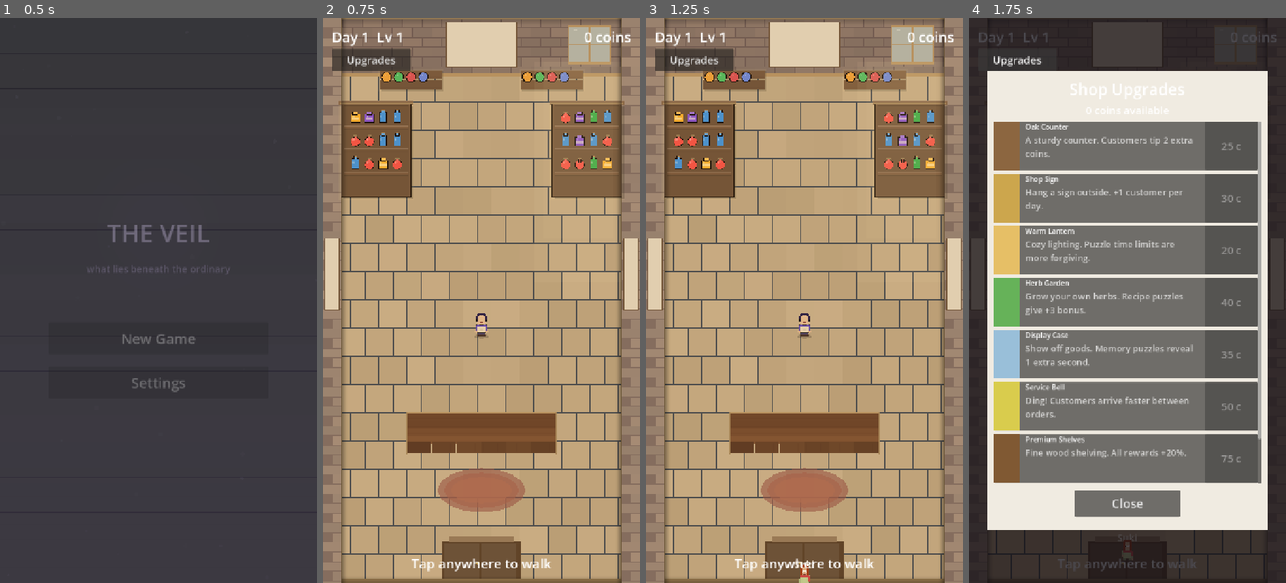
Above: before the commit, frames 1-4 (left to right).
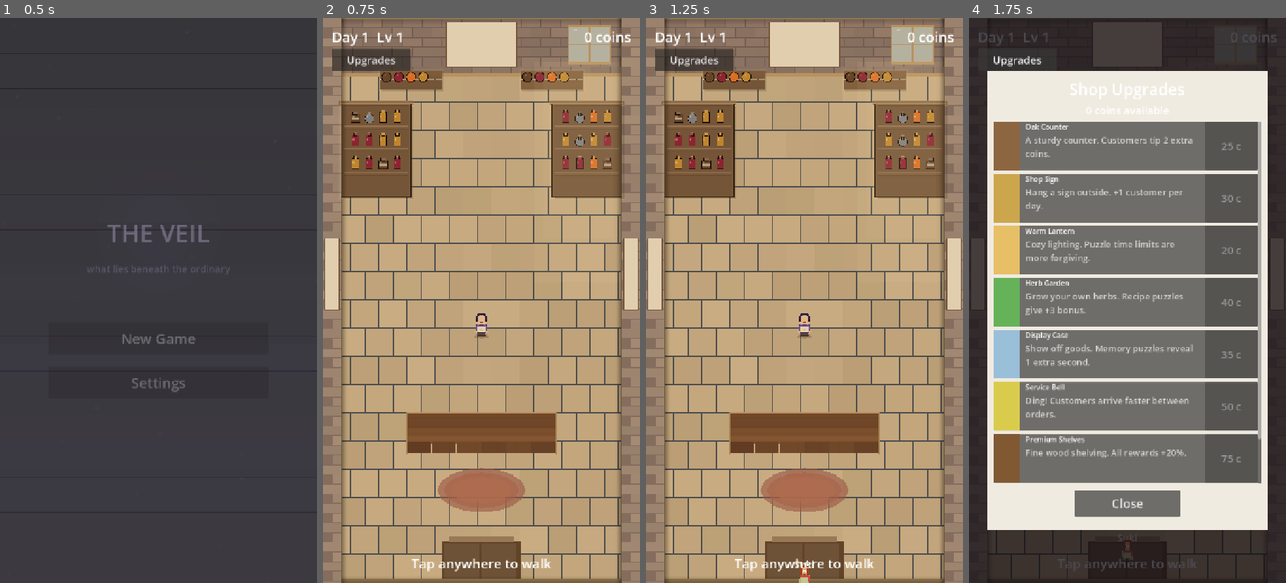
Above: after the commit, the same moments.

Repository: nkongecraig-max/theveil
Game: Godot game, scene res://scenes/main/main_menu.tscn
Two runs of this game, one before a commit and one after it. Both use one fixed random seed, a clock stepped at 60 frames per second and the inputs below.
Inputs:
- Up to frame 1 (0.5 s): no input
- Up to frame 2 (0.75 s): click "New Game" at 0.5 s
- Up to frame 3 (1.25 s): no input
- Up to frame 4 (1.75 s): click "Upgrades" at 1.25 s

Frame 1 is identical in both runs. In frame 2, 1.4% of the frame differs, in the area x 8-92%, y 9-27%; in frame 3, 1.4%; in frame 4, nothing differs.

Commit message:
Swap items to adult theme: coffee, wine, spirits, tools, leather, spices
Replaces kid-friendly items (bread, herbs, tea, candle, soap, pottery)
with mature but Play Store compliant goods. Updated across all systems:
- JSON item database with new names, prices, descriptions, colors
- Shelf contents in shop.gd
- Customer pool with new items and updated rewards
- All 6 recipes: Spiced Coffee, Mulled Wine, Double Espresso,
  Cocktail Kit, Premium Bundle, Infused Spirits
- Puzzle item colors and display names (sorting, recipe, memory)
- Procedural item icons in draw_utils.gd (coffee mug, wine bottle,
  wrench, leather wallet, spice jar, whiskey bottle)
- Shelf visual colors matched to new adult palette

Co-Authored-By: Claude Opus 4.6 <noreply@anthropic.com>

Diff:
--- a/data/items/starter_items.json
+++ b/data/items/starter_items.json
@@ -1,52 +1,52 @@
 {
 	"items": [
 		{
-			"id": "bread",
-			"name": "Fresh Bread",
-			"price": 5,
-			"category": "food",
-			"description": "Warm and crusty. Everyone needs bread.",
-			"color": [0.85, 0.72, 0.45]
+			"id": "coffee",
+			"name": "Artisan Coffee",
+			"price": 8,
+			"category": "beverage",
+			"description": "Small-batch roast. Bold and smooth.",
+			"color": [0.4, 0.28, 0.18]
 		},
 		{
-			"id": "candle",
-			"name": "Beeswax Candle",
-			"price": 8,
-			"category": "home",
-			"description": "Soft light for quiet evenings.",
-			"color": [0.95, 0.88, 0.55]
+			"id": "tools",
+			"name": "Hand Tools",
+			"price": 12,
+			"category": "hardware",
+			"description": "Quality steel. Built to last a lifetime.",
+			"color": [0.5, 0.52, 0.55]
 		},
 		{
-			"id": "herbs",
-			"name": "Dried Herbs",
-			"price": 6,
+			"id": "spices",
+			"name": "Exotic Spices",
+			"price": 10,
 			"category": "food",
-			"description": "A fragrant bundle of rosemary and thyme.",
-			"color": [0.45, 0.7, 0.4]
+			"description": "Saffron, cardamom, and star anise.",
+			"color": [0.85, 0.45, 0.15]
 		},
 		{
-			"id": "soap",
-			"name": "Lavender Soap",
-			"price": 4,
-			"category": "home",
-			"description": "Handmade. Smells like the hillside.",
-			"color": [0.72, 0.62, 0.82]
+			"id": "leather",
+			"name": "Leather Goods",
+			"price": 15,
+			"category": "craft",
+			"description": "Full-grain hide. Supple and rich.",
+			"color": [0.6, 0.38, 0.2]
 		},
 		{
-			"id": "tea",
-			"name": "Mountain Tea",
-			"price": 7,
-			"category": "food",
-			"description": "Picked at dawn. Brewed with patience.",
-			"color": [0.6, 0.75, 0.5]
+			"id": "wine",
+			"name": "Craft Wine",
+			"price": 14,
+			"category": "beverage",
+			"description": "Local vineyard. Aged two seasons.",
+			"color": [0.55, 0.15, 0.22]
 		},
 		{
-			"id": "pottery",
-			"name": "Clay Bowl",
-			"price": 10,
-			"category": "home",
-			"description": "Simple and sturdy. Holds anything.",
-			"color": [0.75, 0.55, 0.4]
+			"id": "spirits",
+			"name": "Craft Spirits",
+			"price": 18,
+			"category": "beverage",
+			"description": "Small-batch whiskey. Oak barrel finish.",
+			"color": [0.75, 0.55, 0.2]
 		}
 	]
 }
--- a/scripts/npcs/customer.gd
+++ b/scripts/npcs/customer.gd
@@ -29,7 +29,7 @@
 func setup(data: Dictionary) -> void:
 	customer_name = data.get("name", "Customer")
 	customer_color = data.get("color", Color(0.6, 0.7, 0.85))
-	requested_items.assign(data.get("items", ["bread"]))
+	requested_items.assign(data.get("items", ["coffee"]))
 	reward_coins = data.get("reward", 10)
 	puzzle_type = data.get("puzzle_type", "sorting")
 	recipe_name = data.get("recipe_name", "")
--- a/scripts/puzzles/memory_puzzle.gd
+++ b/scripts/puzzles/memory_puzzle.gd
@@ -24,21 +24,21 @@
 var is_reveal_phase: bool = true
 
 var item_colors: Dictionary = {
-	"bread": Color(0.85, 0.72, 0.45),
-	"candle": Color(0.95, 0.88, 0.55),
-	"herbs": Color(0.45, 0.7, 0.4),
-	"soap": Color(0.72, 0.62, 0.82),
-	"tea": Color(0.6, 0.75, 0.5),
-	"pottery": Color(0.75, 0.55, 0.4),
+	"coffee": Color(0.4, 0.28, 0.18),
+	"tools": Color(0.5, 0.52, 0.55),
+	"spices": Color(0.85, 0.45, 0.15),
+	"leather": Color(0.6, 0.38, 0.2),
+	"wine": Color(0.55, 0.15, 0.22),
+	"spirits": Color(0.75, 0.55, 0.2),
 }
 
 var item_names: Dictionary = {
-	"bread": "Bread",
-	"candle": "Candle",
-	"herbs": "Herbs",
-	"soap": "Soap",
-	"tea": "Tea",
-	"pottery": "Bowl",
+	"coffee": "Coffee",
+	"tools": "Tools",
+	"spices": "Spices",
+	"leather": "Leather",
+	"wine": "Wine",
+	"spirits": "Spirits",
 }
 
 func _ready() -> void:
--- a/scripts/puzzles/recipe_puzzle.gd
+++ b/scripts/puzzles/recipe_puzzle.gd
@@ -27,54 +27,54 @@
 
 # Recipes: product -> required ingredients
 var recipes: Dictionary = {
-	"herbal_soap": {
-		"name": "Herbal Soap",
-		"ingredients": ["soap", "herbs"],
-		"color": Color(0.55, 0.72, 0.55),
-	},
-	"scented_candle": {
-		"name": "Scented Candle",
-		"ingredients": ["candle", "herbs"],
-		"color": Color(0.9, 0.85, 0.5),
-	},
-	"bread_basket": {
-		"name": "Bread Basket",
-		"ingredients": ["bread", "bread"],
-		"color": Color(0.85, 0.72, 0.45),
-	},
-	"tea_set": {
-		"name": "Tea Set",
-		"ingredients": ["tea", "pottery"],
-		"color": Color(0.6, 0.75, 0.55),
-	},
-	"gift_bundle": {
-		"name": "Gift Bundle",
-		"ingredients": ["soap", "candle", "tea"],
-		"color": Color(0.78, 0.65, 0.82),
-	},
-	"herb_tea": {
-		"name": "Herb Tea",
-		"ingredients": ["tea", "herbs"],
-		"color": Color(0.5, 0.72, 0.45),
+	"spiced_coffee": {
+		"name": "Spiced Coffee",
+		"ingredients": ["coffee", "spices"],
+		"color": Color(0.5, 0.32, 0.18),
+	},
+	"mulled_wine": {
+		"name": "Mulled Wine",
+		"ingredients": ["wine", "spices"],
+		"color": Color(0.6, 0.2, 0.25),
+	},
+	"double_espresso": {
+		"name": "Double Espresso",
+		"ingredients": ["coffee", "coffee"],
+		"color": Color(0.35, 0.22, 0.15),
+	},
+	"cocktail_kit": {
+		"name": "Cocktail Kit",
+		"ingredients": ["spirits", "tools"],
+		"color": Color(0.65, 0.5, 0.3),
+	},
+	"premium_bundle": {
+		"name": "Premium Bundle",
+		"ingredients": ["leather", "tools", "wine"],
+		"color": Color(0.6, 0.4, 0.3),
+	},
+	"infused_spirits": {
+		"name": "Infused Spirits",
+		"ingredients": ["spirits", "spices"],
+		"color": Color(0.7, 0.45, 0.2),
 	},
 }
 
 var ingredient_colors: Dictionary = {
-	"bread": Color(0.85, 0.72, 0.45),
-	"candle": Color(0.95, 0.88, 0.55),
-	"herbs": Color(0.45, 0.7, 0.4),
-	"soap": Color(0.72, 0.62, 0.82),
-	"tea": Color(0.6, 0.75, 0.5),
-	"pottery": Color(0.75, 0.55, 0.4),
+	"coffee": Color(0.4, 0.28, 0.18),
+	"tools": Color(0.5, 0.52, 0.55),
+	"spices": Color(0.85, 0.45, 0.15),
+	"leather": Color(0.6, 0.38, 0.2),
+	"wine": Color(0.55, 0.15, 0.22),
+	"spirits": Color(0.75, 0.55, 0.2),
 }
 
 var ingredient_names: Dictionary = {
-	"bread": "Bread",
-	"candle": "Candle",
-	"herbs": "Herbs",
-	"soap": "Soap",
-	"tea": "Tea",
-	"pottery": "Bowl",
+	"coffee": "Coffee",
+	"tools": "Tools",
+	"spices": "Spices",
+	"leather": "Leather",
+	"wine": "Wine",
+	"spirits": "Spirits",
 }
 
 func _ready() -> void:
--- a/scripts/puzzles/sorting_puzzle.gd
+++ b/scripts/puzzles/sorting_puzzle.gd
@@ -24,21 +24,21 @@
 var is_solved: bool = false
 
 var item_colors: Dictionary = {
-	"bread": Color(0.85, 0.72, 0.45),
-	"candle": Color(0.95, 0.88, 0.55),
-	"herbs": Color(0.45, 0.7, 0.4),
-	"soap": Color(0.72, 0.62, 0.82),
-	"tea": Color(0.6, 0.75, 0.5),
-	"pottery": Color(0.75, 0.55, 0.4),
+	"coffee": Color(0.4, 0.28, 0.18),
+	"tools": Color(0.5, 0.52, 0.55),
+	"spices": Color(0.85, 0.45, 0.15),
+	"leather": Color(0.6, 0.38, 0.2),
+	"wine": Color(0.55, 0.15, 0.22),
+	"spirits": Color(0.75, 0.55, 0.2),
 }
 
 var item_names: Dictionary = {
-	"bread": "Bread",
-	"candle": "Candle",
-	"herbs": "Herbs",
-	"soap": "Soap",
-	"tea": "Tea",
-	"pottery": "Bowl",
+	"coffee": "Coffee",
+	"tools": "Tools",
+	"spices": "Spices",
+	"leather": "Leather",
+	"wine": "Wine",
+	"spirits": "Spirits",
 }
 
 func _ready() -> void:
--- a/scripts/shop/customer_manager.gd
+++ b/scripts/shop/customer_manager.gd
@@ -20,74 +20,74 @@
 	{
 		"name": "Mara",
 		"color": Color(0.65, 0.8, 0.7),
-		"items": ["bread", "herbs"],
-		"reward": 8,
+		"items": ["coffee", "spices"],
+		"reward": 10,
 		"puzzle_type": "sorting",
 	},
 	{
 		"name": "Old Jin",
 		"color": Color(0.75, 0.65, 0.55),
-		"items": ["tea", "candle"],
-		"reward": 10,
+		"items": ["wine", "spices"],
+		"reward": 14,
 		"puzzle_type": "recipe",
-		"recipe_id": "herb_tea",
-		"recipe_name": "Herb Tea",
+		"recipe_id": "mulled_wine",
+		"recipe_name": "Mulled Wine",
 	},
 	{
 		"name": "Kess",
 		"color": Color(0.8, 0.6, 0.7),
-		"items": ["soap", "herbs", "bread"],
-		"reward": 15,
+		"items": ["leather", "spices", "coffee"],
+		"reward": 18,
 		"puzzle_type": "sorting",
 	},
 	{
 		"name": "Davi",
 		"color": Color(0.55, 0.65, 0.85),
-		"items": ["pottery", "candle", "tea"],
-		"reward": 18,
+		"items": ["spirits", "tools", "wine"],
+		"reward": 22,
 		"puzzle_type": "recipe",
-		"recipe_id": "tea_set",
-		"recipe_name": "Tea Set",
+		"recipe_id": "cocktail_kit",
+		"recipe_name": "Cocktail Kit",
 	},
 	{
 		"name": "Renna",
 		"color": Color(0.85, 0.75, 0.55),
-		"items": ["bread", "soap"],
-		"reward": 7,
+		"items": ["coffee", "spices"],
+		"reward": 10,
 		"puzzle_type": "recipe",
-		"recipe_id": "herbal_soap",
-		"recipe_name": "Herbal Soap",
+		"recipe_id": "spiced_coffee",
+		"recipe_name": "Spiced Coffee",
 	},
 	{
 		"name": "Fela",
 		"color": Color(0.7, 0.6, 0.8),
-		"items": ["candle", "herbs"],
-		"reward": 12,
+		"items": ["spirits", "spices"],
+		"reward": 16,
 		"puzzle_type": "recipe",
-		"recipe_id": "scented_candle",
-		"recipe_name": "Scented Candle",
+		"recipe_id": "infused_spirits",
+		"recipe_name": "Infused Spirits",
 	},
 	{
 		"name": "Tomas",
 		"color": Color(0.6, 0.75, 0.65),
-		"items": ["soap", "candle", "tea"],
-		"reward": 20,
+		"items": ["leather", "tools", "wine"],
+		"reward": 25,
 		"puzzle_type": "recipe",
-		"recipe_id": "gift_bundle",
-		"recipe_name": "Gift Bundle",
+		"recipe_id": "premium_bundle",
+		"recipe_name": "Premium Bundle",
 	},
 	{
 		"name": "Suki",
 		"color": Color(0.75, 0.82, 0.6),
-		"items": ["bread", "tea"],
-		"reward": 12,
+		"items": ["coffee", "wine"],
+		"reward": 14,
 		"puzzle_type": "memory",
 	},
 	{
 		"name": "Brick",
 		"color": Color(0.65, 0.55, 0.5),
-		"items": ["pottery", "soap", "candle"],
-		"reward": 22,
+		"items": ["spirits", "leather", "tools"],
+		"reward": 26,
 		"puzzle_type": "memory",
 	},
 ]
--- a/scripts/shop/shelf_interaction.gd
+++ b/scripts/shop/shelf_interaction.gd
@@ -6,7 +6,7 @@
 signal shelf_opened(shelf_id: String, items: Array)
 
 @export var shelf_id: String = "shelf_left"
-@export var shelf_items: Array[String] = ["bread", "candle", "herbs"]
+@export var shelf_items: Array[String] = ["coffee", "tools", "spices"]
 
 var player_in_range: bool = false
 
--- a/scripts/shop/shop.gd
+++ b/scripts/shop/shop.gd
@@ -21,10 +21,10 @@
 
 # Shelf data
 var shelf_items: Dictionary = {
-	"shelf_left": ["bread", "herbs", "tea"],
-	"shelf_right": ["candle", "soap", "pottery"],
-	"shelf_back_left": ["bread", "candle"],
-	"shelf_back_right": ["herbs", "soap"],
+	"shelf_left": ["coffee", "spices", "wine"],
+	"shelf_right": ["tools", "leather", "spirits"],
+	"shelf_back_left": ["coffee", "tools"],
+	"shelf_back_right": ["spices", "leather"],
 }
 
 # Shelf positions and sizes for tap detection
--- a/scripts/visual/draw_utils.gd
+++ b/scripts/visual/draw_utils.gd
@@ -125,41 +125,48 @@
 static func draw_item_icon(canvas: CanvasItem, pos: Vector2, item_id: String, icon_size: float = 24.0) -> void:
 	var s = icon_size / 24.0
 	match item_id:
-		"bread":
-			# Loaf shape
-			draw_ellipse(canvas, Rect2(pos.x - 10 * s, pos.y - 6 * s, 20 * s, 12 * s), Color(0.82, 0.68, 0.38))
-			canvas.draw_arc(pos, 8 * s, deg_to_rad(200), deg_to_rad(340), 6, Color(0.65, 0.5, 0.25), 1.5 * s)
-		"herbs":
-			# Leaf cluster
-			for i in 3:
-				var angle = deg_to_rad(-30 + i * 30)
-				var leaf_pos = pos + Vector2(cos(angle), sin(angle)) * 4 * s
-				draw_ellipse(canvas, Rect2(leaf_pos.x - 4 * s, leaf_pos.y - 7 * s, 8 * s, 14 * s), Color(0.35, 0.6, 0.3))
-			canvas.draw_line(pos + Vector2(0, 4 * s), pos + Vector2(0, 10 * s), Color(0.3, 0.45, 0.2), 2 * s)
-		"tea":
-			# Cup
-			canvas.draw_rect(Rect2(pos.x - 6 * s, pos.y - 4 * s, 12 * s, 10 * s), Color(0.9, 0.85, 0.75))
-			canvas.draw_arc(pos + Vector2(6 * s, 1 * s), 4 * s, deg_to_rad(-70), deg_to_rad(70), 6, Color(0.7, 0.6, 0.5), 1.5 * s)
+		"coffee":
+			# Coffee mug
+			canvas.draw_rect(Rect2(pos.x - 7 * s, pos.y - 4 * s, 14 * s, 12 * s), Color(0.4, 0.28, 0.18))
+			canvas.draw_rect(Rect2(pos.x - 5 * s, pos.y - 2 * s, 10 * s, 8 * s), Color(0.55, 0.38, 0.25))
+			canvas.draw_arc(pos + Vector2(7 * s, 2 * s), 4 * s, deg_to_rad(-70), deg_to_rad(70), 6, Color(0.35, 0.22, 0.12), 2 * s)
 			# Steam
-			canvas.draw_arc(pos + Vector2(-2 * s, -8 * s), 3 * s, deg_to_rad(180), deg_to_rad(360), 4, Color(0.8, 0.8, 0.8, 0.5), 1 * s)
-		"candle":
-			# Candle body
-			canvas.draw_rect(Rect2(pos.x - 4 * s, pos.y - 2 * s, 8 * s, 14 * s), Color(0.92, 0.88, 0.75))
-			# Flame
-			draw_ellipse(canvas, Rect2(pos.x - 3 * s, pos.y - 10 * s, 6 * s, 10 * s), Color(0.95, 0.75, 0.2))
-			draw_ellipse(canvas, Rect2(pos.x - 1.5 * s, pos.y - 8 * s, 3 * s, 6 * s), Color(0.95, 0.9, 0.5))
-		"soap":
-			# Bar shape
-			canvas.draw_rect(Rect2(pos.x - 7 * s, pos.y - 5 * s, 14 * s, 10 * s), Color(0.72, 0.58, 0.78))
-			canvas.draw_rect(Rect2(pos.x - 5 * s, pos.y - 3 * s, 10 * s, 6 * s), Color(0.78, 0.65, 0.85))
-			# Bubbles
-			canvas.draw_circle(pos + Vector2(5 * s, -7 * s), 2 * s, Color(1, 1, 1, 0.4))
-		"pottery":
-			# Pot/bowl shape
-			canvas.draw_arc(pos + Vector2(0, 2 * s), 8 * s, deg_to_rad(0), deg_to_rad(180), 10, Color(0.7, 0.5, 0.35), 3 * s)
-			canvas.draw_line(pos + Vector2(-8 * s, 2 * s), pos + Vector2(8 * s, 2 * s), Color(0.7, 0.5, 0.35), 2 * s)
-			# Rim
-			draw_ellipse(canvas, Rect2(pos.x - 9 * s, pos.y - 2 * s, 18 * s, 6 * s), Color(0.75, 0.55, 0.38))
+			canvas.draw_arc(pos + Vector2(-2 * s, -9 * s), 3 * s, deg_to_rad(180), deg_to_rad(360), 4, Color(0.75, 0.7, 0.65, 0.5), 1 * s)
+			canvas.draw_arc(pos + Vector2(2 * s, -11 * s), 2 * s, deg_to_rad(180), deg_to_rad(360), 4, Color(0.75, 0.7, 0.65, 0.4), 1 * s)
+		"spices":
+			# Spice jar
+			canvas.draw_rect(Rect2(pos.x - 6 * s, pos.y - 6 * s, 12 * s, 14 * s), Color(0.85, 0.45, 0.15))
+			canvas.draw_rect(Rect2(pos.x - 5 * s, pos.y - 5 * s, 10 * s, 12 * s), Color(0.92, 0.55, 0.2))
+			canvas.draw_rect(Rect2(pos.x - 7 * s, pos.y - 9 * s, 14 * s, 4 * s), Color(0.65, 0.35, 0.1))
+			canvas.draw_circle(pos + Vector2(-2 * s, 0), 2 * s, Color(0.95, 0.2, 0.15))
+			canvas.draw_circle(pos + Vector2(2 * s, 2 * s), 1.5 * s, Color(0.95, 0.85, 0.2))
+		"wine":
+			# Wine bottle
+			canvas.draw_rect(Rect2(pos.x - 5 * s, pos.y - 4 * s, 10 * s, 16 * s), Color(0.55, 0.15, 0.22))
+			canvas.draw_rect(Rect2(pos.x - 3 * s, pos.y - 12 * s, 6 * s, 10 * s), Color(0.55, 0.15, 0.22))
+			canvas.draw_rect(Rect2(pos.x - 2 * s, pos.y - 14 * s, 4 * s, 4 * s), Color(0.45, 0.12, 0.18))
+			canvas.draw_rect(Rect2(pos.x - 4 * s, pos.y + 2 * s, 8 * s, 5 * s), Color(0.95, 0.92, 0.85))
+		"tools":
+			# Wrench
+			canvas.draw_rect(Rect2(pos.x - 2 * s, pos.y - 8 * s, 4 * s, 18 * s), Color(0.45, 0.42, 0.4))
+			canvas.draw_rect(Rect2(pos.x - 6 * s, pos.y - 12 * s, 12 * s, 6 * s), Color(0.5, 0.52, 0.55))
+			canvas.draw_rect(Rect2(pos.x - 2 * s, pos.y - 12 * s, 4 * s, 3 * s), Color(0.3, 0.3, 0.32))
+			canvas.draw_rect(Rect2(pos.x - 3 * s, pos.y + 4 * s, 6 * s, 6 * s), Color(0.6, 0.4, 0.2))
+		"leather":
+			# Leather wallet
+			canvas.draw_rect(Rect2(pos.x - 8 * s, pos.y - 6 * s, 16 * s, 12 * s), Color(0.5, 0.3, 0.15))
+			canvas.draw_rect(Rect2(pos.x - 7 * s, pos.y - 5 * s, 14 * s, 10 * s), Color(0.6, 0.38, 0.2))
+			for i in 5:
+				var sx = pos.x - 5 * s + i * 3 * s
+				canvas.draw_rect(Rect2(sx, pos.y - 4 * s, 1.5 * s, 1.5 * s), Color(0.8, 0.65, 0.4))
+			canvas.draw_circle(pos + Vector2(0, 4 * s), 2 * s, Color(0.8, 0.7, 0.3))
+		"spirits":
+			# Whiskey bottle
+			canvas.draw_rect(Rect2(pos.x - 5 * s, pos.y - 2 * s, 10 * s, 14 * s), Color(0.75, 0.55, 0.2))
+			canvas.draw_rect(Rect2(pos.x - 3 * s, pos.y - 10 * s, 6 * s, 10 * s), Color(0.7, 0.5, 0.18))
+			canvas.draw_rect(Rect2(pos.x - 3 * s, pos.y - 13 * s, 6 * s, 4 * s), Color(0.3, 0.25, 0.15))
+			canvas.draw_rect(Rect2(pos.x - 4 * s, pos.y + 2 * s, 8 * s, 6 * s), Color(0.95, 0.9, 0.8))
+			canvas.draw_rect(Rect2(pos.x - 3 * s, pos.y + 4 * s, 6 * s, 1 * s), Color(0.3, 0.2, 0.1))
 		_:
 			# Generic box
 			canvas.draw_rect(Rect2(pos.x - 8 * s, pos.y - 8 * s, 16 * s, 16 * s), Color(0.7, 0.65, 0.6))
--- a/scripts/visual/shop_visuals.gd
+++ b/scripts/visual/shop_visuals.gd
@@ -126,13 +126,13 @@
 	var rng = RandomNumberGenerator.new()
 	rng.seed = int(pos.x * 7 + pos.y)
 	var item_colors = [
-		Color(0.95, 0.7, 0.2),   # Gold jar
-		Color(0.25, 0.7, 0.3),   # Green bottle
-		Color(0.95, 0.35, 0.3),  # Red potion
-		Color(0.55, 0.35, 0.85), # Purple vial
-		Color(0.3, 0.6, 0.9),    # Blue flask
+		Color(0.4, 0.28, 0.18),   # Coffee brown
+		Color(0.85, 0.45, 0.15),  # Spice orange
+		Color(0.55, 0.15, 0.22),  # Wine burgundy
+		Color(0.5, 0.52, 0.55),   # Tools steel
+		Color(0.75, 0.55, 0.2),   # Spirits amber
 	]
-	var item_shapes = [0, 1, 2, 0, 1]  # 0=jar, 1=bottle, 2=round flask
+	var item_shapes = [0, 1, 1, 2, 1]  # 0=jar(coffee), 1=bottle(wine/spirits), 2=box(tools)
 	for i in shelf_count:
 		var sy = pos.y + (i + 1) * (size.y / (shelf_count + 1)) - 18
 		var item_count = rng.randi_range(3, 4)
@@ -187,7 +187,7 @@
 	# Bigger items with distinct shapes
 	var rng = RandomNumberGenerator.new()
 	rng.seed = int(pos.x)
-	var colors = [Color(0.92, 0.65, 0.25), Color(0.35, 0.75, 0.4), Color(0.85, 0.35, 0.35), Color(0.45, 0.55, 0.9)]
+	var colors = [Color(0.4, 0.28, 0.18), Color(0.55, 0.15, 0.22), Color(0.85, 0.45, 0.15), Color(0.75, 0.55, 0.2)]
 	var spacing = size.x / 5
 	for i in 4:
 		var ix = pos.x + spacing * (i + 0.5)
